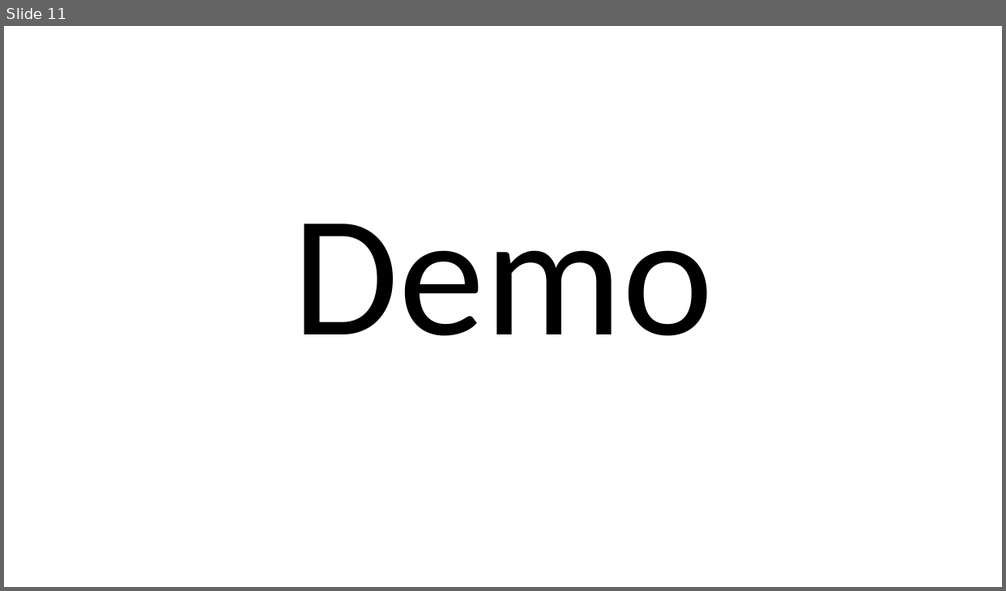
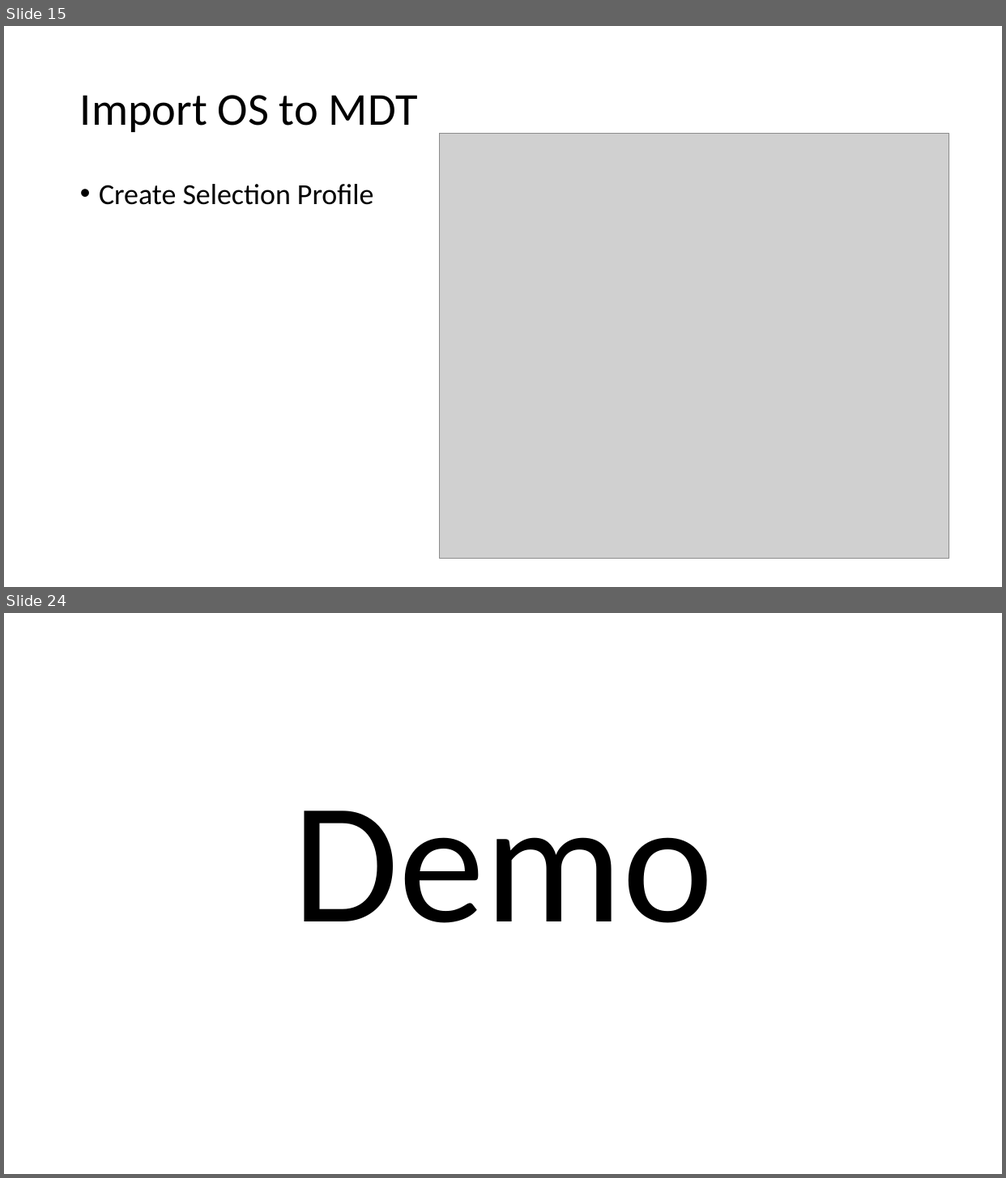
Before and after one commit to fydexx/HECC-2018, a slide deck: Part_01/Section02.pptx. Shown one above the other, each under a label of ours: slide 11 before the commit, slides 15 and 24 after it; the slides between them are not shown. The pictures are 1006x591 and 1006x1178 pixels, drawn with LibreOffice and Linux fonts; fonts in the diff are those of the drawing; grey boxes stand for pictures. Boxes give left, top, right and bottom in pixels: in the first picture for what was removed or moved away, otherwise in the second. Text is boxed around its words. In the diff, an @@ line names an element or a change of style, - is before the commit and + after.

```diff
--- a/Part_01/Section02.pptx
+++ b/Part_01/Section02.pptx
@@ slide 15 added at (4, 26, 1002, 587), background #FFFFFF @@
@@ title added at (80, 95, 418, 132), 44 pt, text #000000 @@
+Import OS to MDT
@@ picture added at (440, 133, 949, 558) @@
@@ text added at (99, 184, 373, 205), 28 pt, text #000000 @@
+• Create Selection Profile
@@ what was slide 11 is now slide 24 @@
```
Also in this commit, not shown: 6 slides changed, 13 other slides added.
